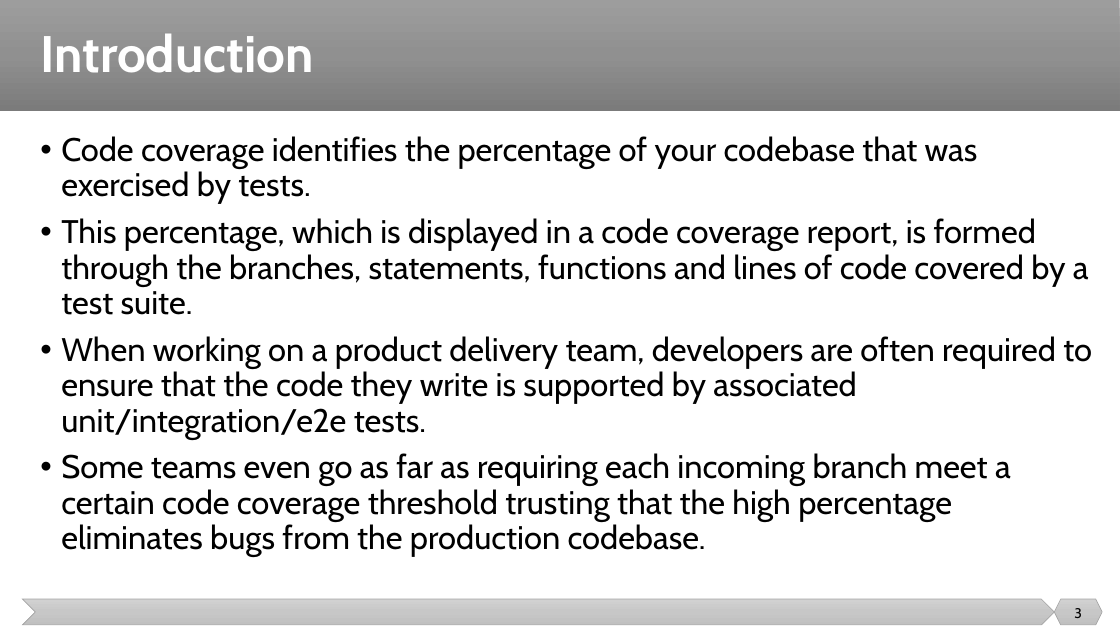
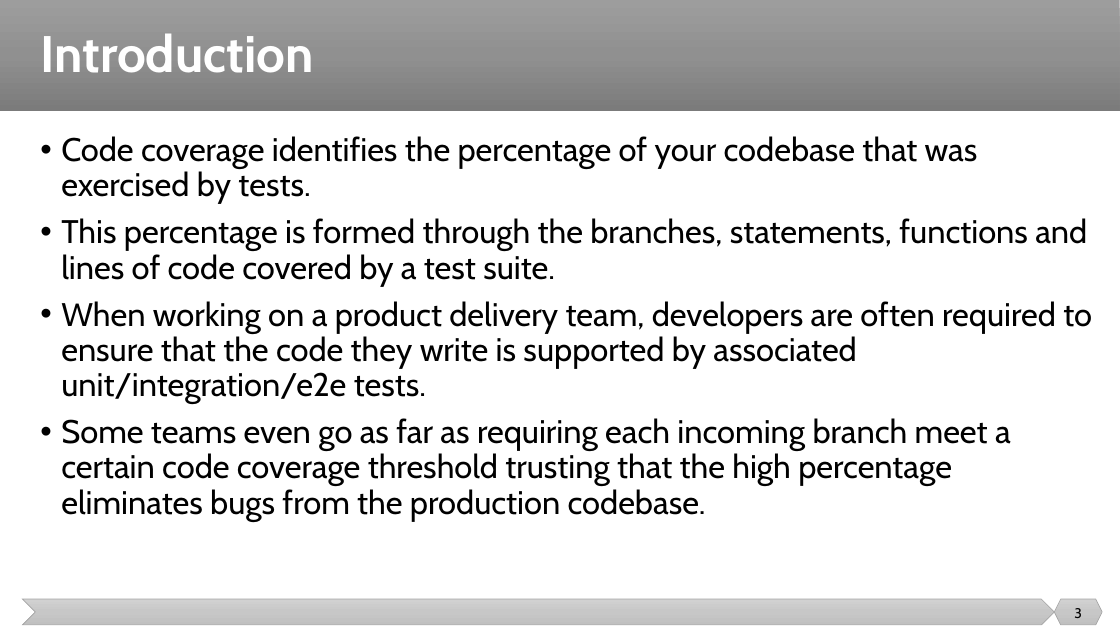
Before and after one commit to malenezi/malenezi, a slide deck: slide 3 of SE401/Lectures/9-Testing Metrics and Tools/Code Coverage.pptx. Drawn at 1120x630 pixels with LibreOffice and Linux fonts; fonts in the diff are those of the drawing. Boxes give left, top, right and bottom in pixels: in the first picture for what was removed or moved away, otherwise in the second. Text is boxed around its words. In the diff, an @@ line names an element or a change of style, - is before the commit and + after.

```diff
--- a/SE401/Lectures/9-Testing Metrics and Tools/Code Coverage.pptx
+++ b/SE401/Lectures/9-Testing Metrics and Tools/Code Coverage.pptx
@@ text at [61,218,1087,287]: text changed @@
-• This percentage, which is displayed in a code coverage report, is formed through the branches, statements, functions and lines of code covered by a test suite.
+• This percentage is formed through the branches, statements, functions and lines of code covered by a test suite.
```
Also in this commit, not shown: 2 other slides changed, 1 slide removed, 2 other files.
